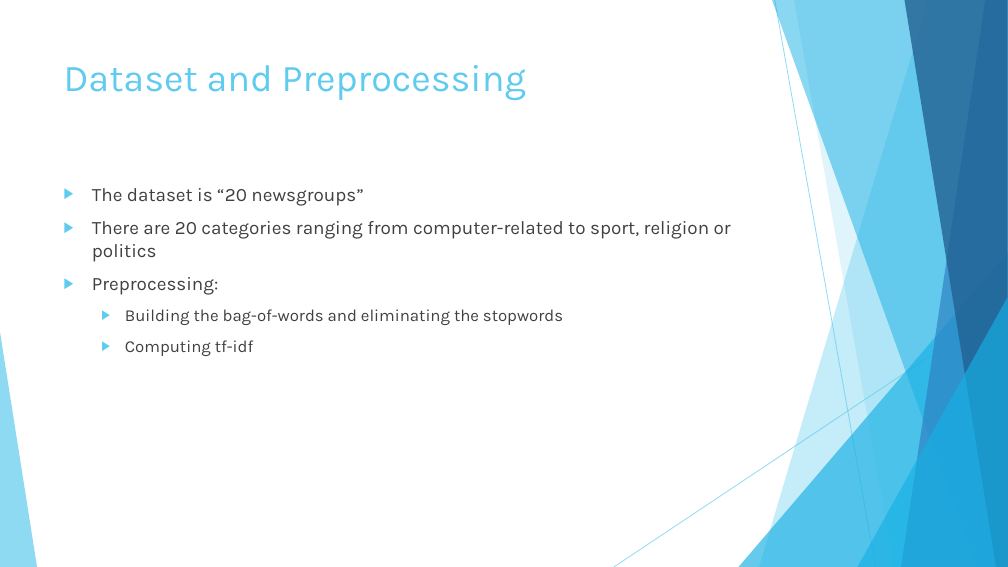
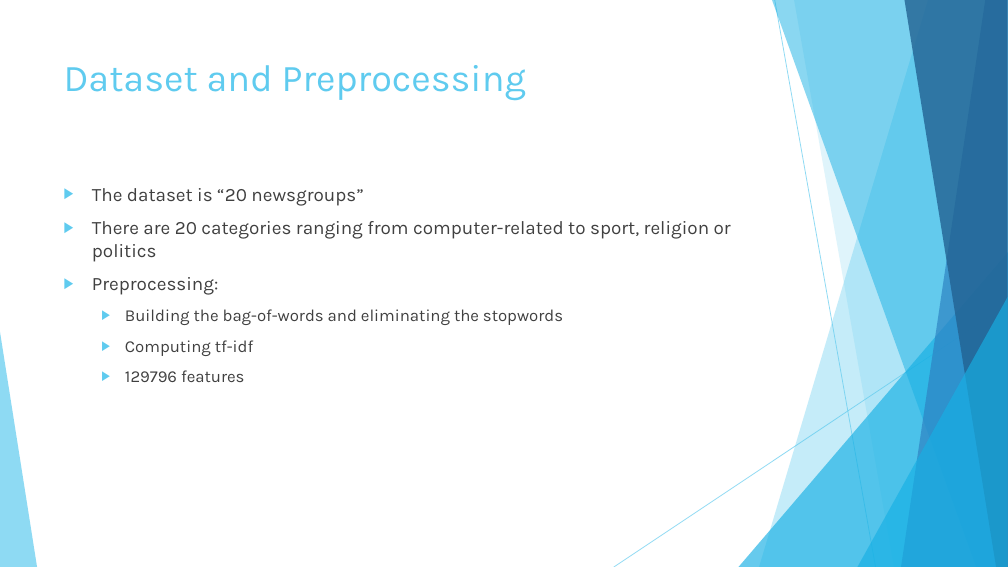
Before and after one commit to andreistirb/textmining, a slide deck: slide 5 of text_classification.pptx. Drawn at 1008x567 pixels with LibreOffice and Linux fonts; fonts in the diff are those of the drawing. Boxes give left, top, right and bottom in pixels: in the first picture for what was removed or moved away, otherwise in the second. Text is boxed around its words. In the diff, an @@ line names an element or a change of style, - is before the commit and + after.

```diff
--- a/text_classification.pptx
+++ b/text_classification.pptx
@@ text at (x1=125, y1=370, x2=244, y2=382): paragraph added @@
+  ▶ 129796 features
```
Also in this commit, not shown: 1 other slide changed, 2 slides added, 4 other files.
